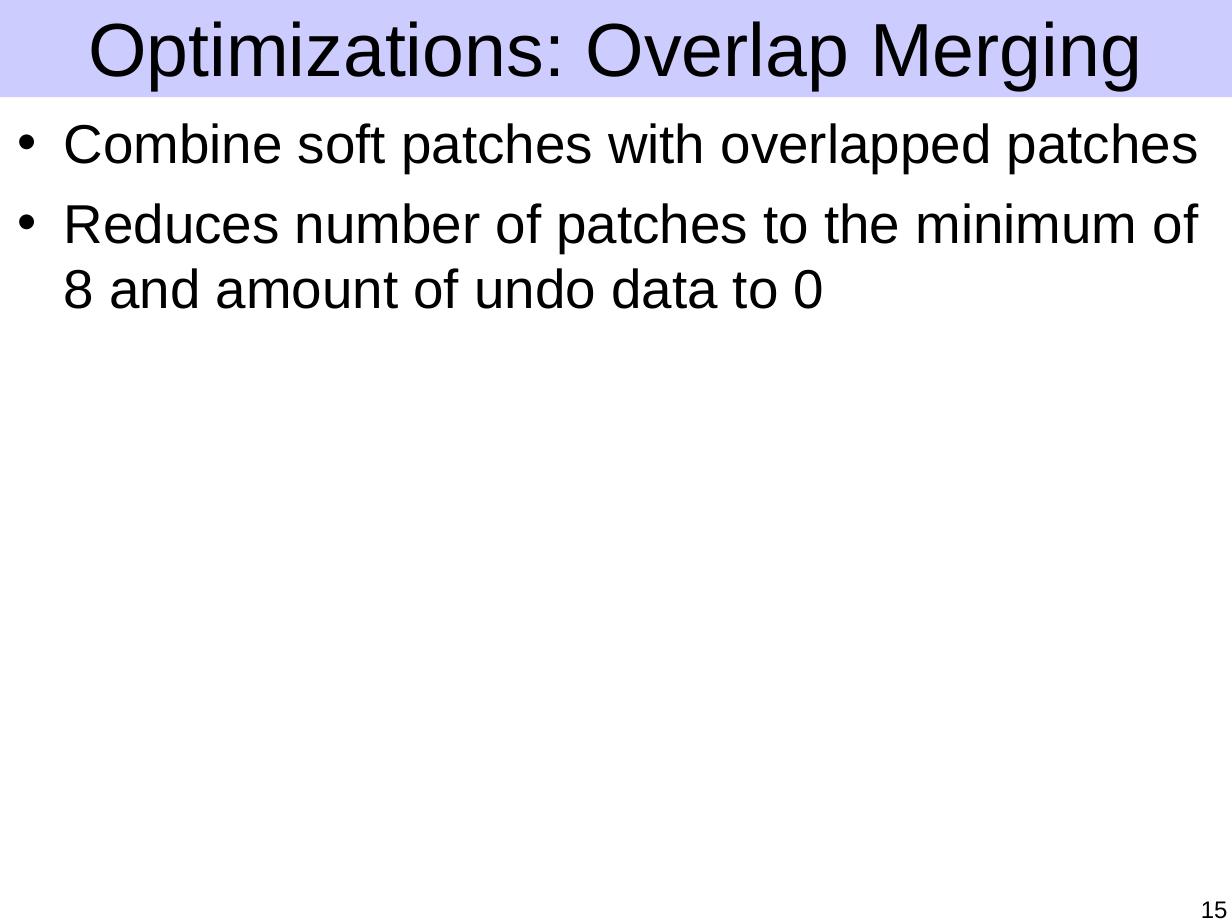
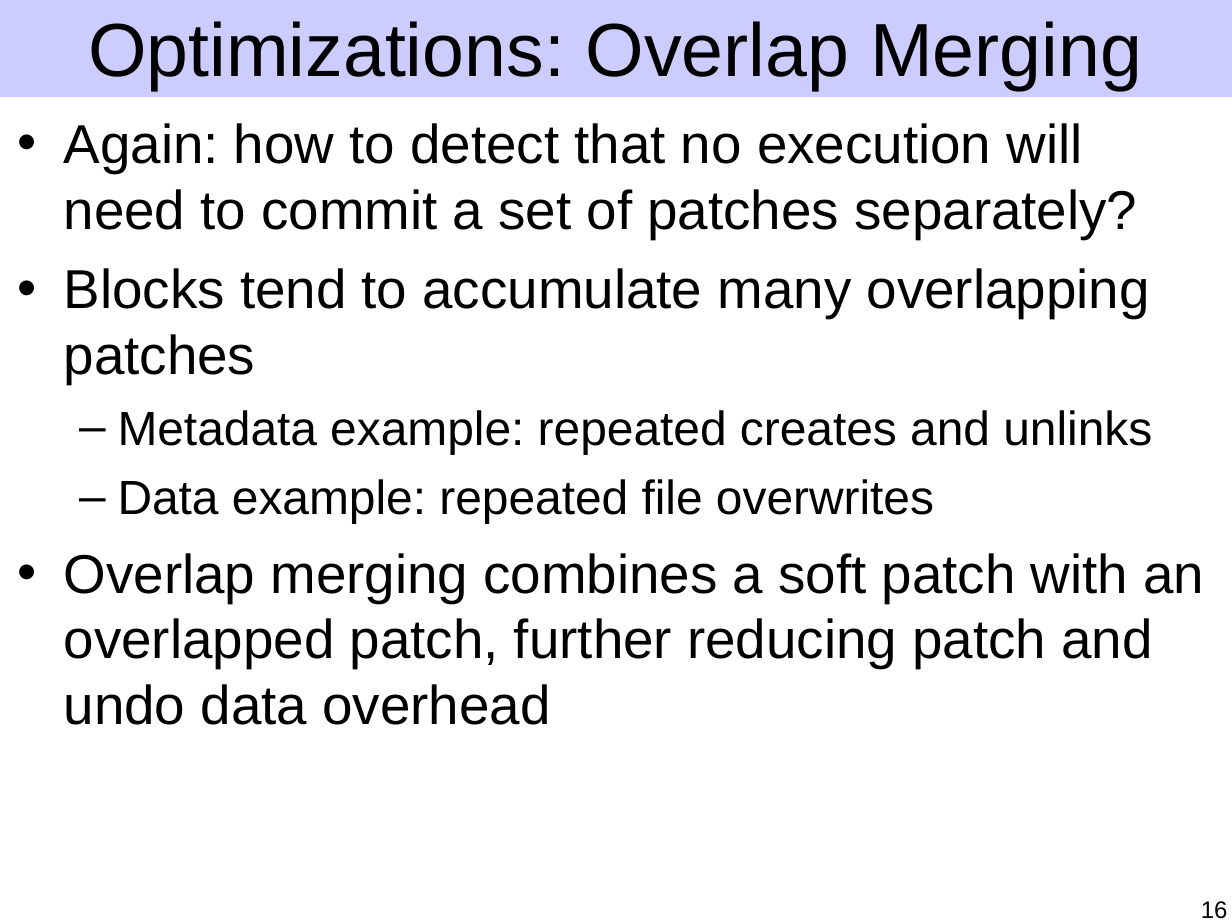
Before and after one commit to ucla-readable/fstitch-doc, a slide deck: slide 16 of sosp/pres.ppt (slide 15 before the commit). Drawn at 1232x924 pixels with LibreOffice and Linux fonts; fonts in the diff are those of the drawing. Boxes give left, top, right and bottom in pixels: in the first picture for what was removed or moved away, otherwise in the second. Text is boxed around its words. In the diff, an @@ line names an element or a change of style, - is before the commit and + after.

Commit message:
Flesh out hard patch merging and start overlap merging.

```diff
--- a/sosp/pres.ppt
+++ b/sosp/pres.ppt
@@ text at (x1=64, y1=123, x2=1204, y2=725): text changed @@
-• Combine soft patches with overlapped patches
-• Reduces number of patches to the minimum of 8 and amount of undo data to 0
+• Again: how to detect that no execution will need to commit a set of patches separately?
+• Blocks tend to accumulate many overlapping patches
+  – Metadata example: repeated creates and unlinks
+  – Data example: repeated file overwrites
+• Overlap merging combines a soft patch with an overlapped patch, further reducing patch and undo data overhead
@@ page number at (x1=1201, y1=901, x2=1228, y2=919): text changed @@
-15
+16
```
Also in this commit, not shown: 6 other slides changed, 6 slides added, 1 slide removed.
